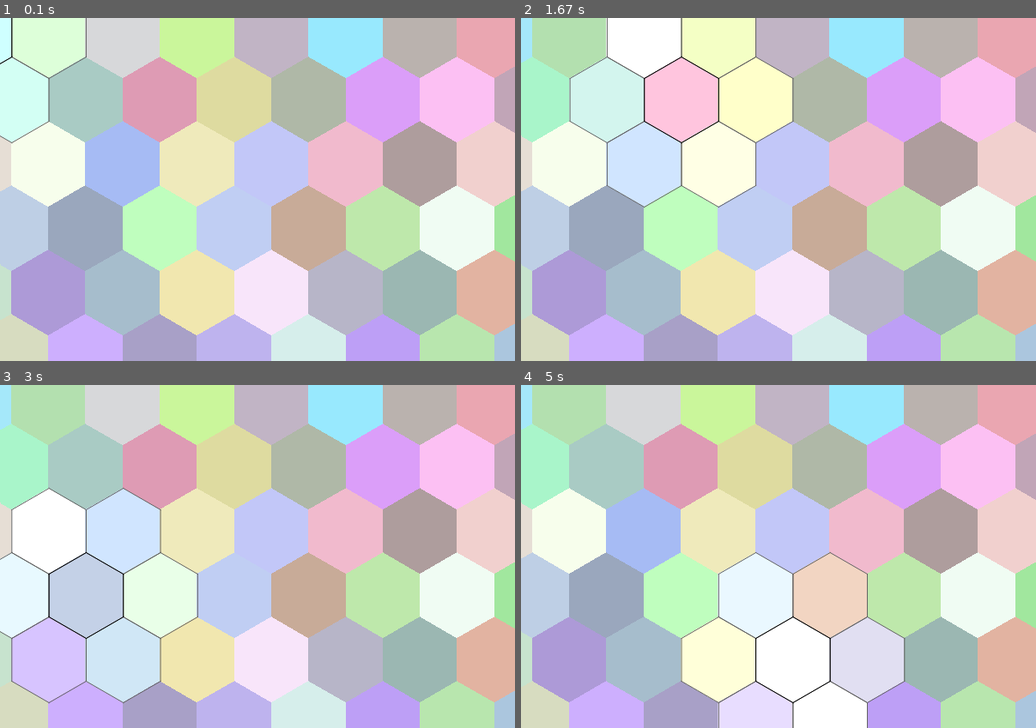
Above: before the commit, frames 1-4 (two rows, left to right).
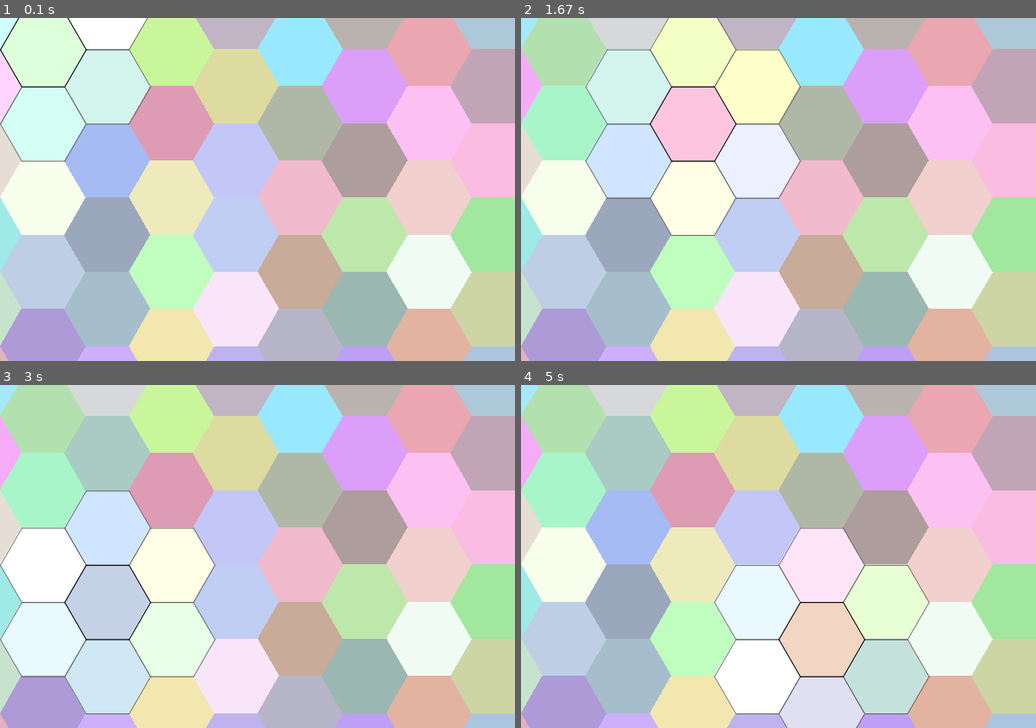
Above: after the commit, the same moments.

Repository: rbaltrusch/pygame_examples
Game: pygame game, started from code/hexagonal_tiles/main.py
Two runs of this game, one before a commit and one after it. Both use one fixed random seed, a clock stepped at 60 frames per second and the inputs below.
Inputs (mouse positions are in pixels of both pictures, inside the frame that each line leads up to):
- Up to frame 1 (0.1 s): no input
- Up to frame 2 (1.67 s): click (778, 189) at 0.38 s; click (830, 264) at 0.72 s; click (963, 309) at 1.05 s; click (654, 120) at 1.38 s
- Up to frame 3 (3 s): click (257, 597) at 1.72 s; click (185, 484) at 2.05 s; click (437, 645) at 2.38 s; click (92, 590) at 2.72 s
- Up to frame 4 (5 s): click (629, 487) at 3.05 s; click (654, 618) at 3.38 s; click (963, 635) at 3.72 s; click (624, 683) at 4.05 s; click (618, 577) at 4.38 s; click (809, 652) at 4.72 s

The runs differ from the first frame. In frame 1, 60% of the frame differs, in the area x 0-100%, y 0-100%; in frame 2, 60%; in frame 3, 57%; in frame 4, 61%.

Commit message:
Add flat top hexagons

Diff:
--- a/code/hexagonal_tiles/hexagon.py
+++ b/code/hexagonal_tiles/hexagon.py
@@ -92,3 +92,26 @@
         offset = self.highlight_offset * self.highlight_tick
         brighten = lambda x, y: x + y if x + y < 255 else 255
         return tuple(brighten(x, offset) for x in self.colour)
+
+
+class FlatTopHexagonTile(HexagonTile):
+    def compute_vertices(self) -> List[Tuple[float, float]]:
+        """Returns a list of the hexagon's vertices as x, y tuples"""
+        # pylint: disable=invalid-name
+        x, y = self.position
+        half_radius = self.radius / 2
+        minimal_radius = self.minimal_radius
+        return [
+            (x, y),
+            (x - half_radius, y + minimal_radius),
+            (x, y + 2 * minimal_radius),
+            (x + self.radius, y + 2 * minimal_radius),
+            (x + 3 * half_radius, y + minimal_radius),
+            (x + self.radius, y),
+        ]
+
+    @property
+    def centre(self) -> Tuple[float, float]:
+        """Centre of the hexagon"""
+        x, y = self.position  # pylint: disable=invalid-name
+        return (x, y + self.minimal_radius)
--- a/code/hexagonal_tiles/main.py
+++ b/code/hexagonal_tiles/main.py
@@ -9,14 +9,16 @@
 from typing import Tuple
 
 import pygame
+from hexagon import FlatTopHexagonTile
 from hexagon import HexagonTile
 
 # pylint: disable=no-member
 
 
-def create_hexagon(position, radius=50) -> HexagonTile:
+def create_hexagon(position, radius=50, flat_top=False) -> HexagonTile:
     """Creates a hexagon tile at the specified position"""
-    return HexagonTile(radius, position, colour=get_random_colour())
+    class_ = FlatTopHexagonTile if flat_top else HexagonTile
+    return class_(radius, position, colour=get_random_colour())
 
 
 def get_random_colour(min_=150, max_=255) -> Tuple[int, ...]:
@@ -24,25 +26,31 @@
     return tuple(random.choices(list(range(min_, max_)), k=3))
 
 
-def init_hexagons(num_x=20, num_y=20) -> List[HexagonTile]:
+def init_hexagons(num_x=20, num_y=20, flat_top=False) -> List[HexagonTile]:
     """Creates a hexaogonal tile map of size num_x * num_y"""
     # pylint: disable=invalid-name
-    leftmost_hexagon = create_hexagon(position=(-30, -30))
+    leftmost_hexagon = create_hexagon(position=(-50, -50), flat_top=flat_top)
     hexagons = [leftmost_hexagon]
-    for x in range(num_x):
+    for x in range(num_y):
         if x:
             # alternate between bottom left and bottom right vertices of hexagon above
-            index = 2 if x % 2 == 1 else 4
+            index = 2 if x % 2 == 1 or flat_top else 4
             position = leftmost_hexagon.vertices[index]
-            leftmost_hexagon = create_hexagon(position)
+            leftmost_hexagon = create_hexagon(position, flat_top=flat_top)
             hexagons.append(leftmost_hexagon)
 
         # place hexagons to the left of leftmost hexagon, with equal y-values.
         hexagon = leftmost_hexagon
-        for _ in range(num_y):
+        for i in range(num_x):
             x, y = hexagon.position  # type: ignore
-            position = (x + hexagon.minimal_radius * 2, y)
-            hexagon = create_hexagon(position)
+            if flat_top:
+                if i % 2 == 1:
+                    position = (x + hexagon.radius * 3 / 2, y - hexagon.minimal_radius)
+                else:
+                    position = (x + hexagon.radius * 3 / 2, y + hexagon.minimal_radius)
+            else:
+                position = (x + hexagon.minimal_radius * 2, y)
+            hexagon = create_hexagon(position, flat_top=flat_top)
             hexagons.append(hexagon)
 
     return hexagons
@@ -71,7 +79,7 @@
     pygame.init()
     screen = pygame.display.set_mode((600, 400))
     clock = pygame.time.Clock()
-    hexagons = init_hexagons()
+    hexagons = init_hexagons(flat_top=True)
     terminated = False
     while not terminated:
         for event in pygame.event.get():
